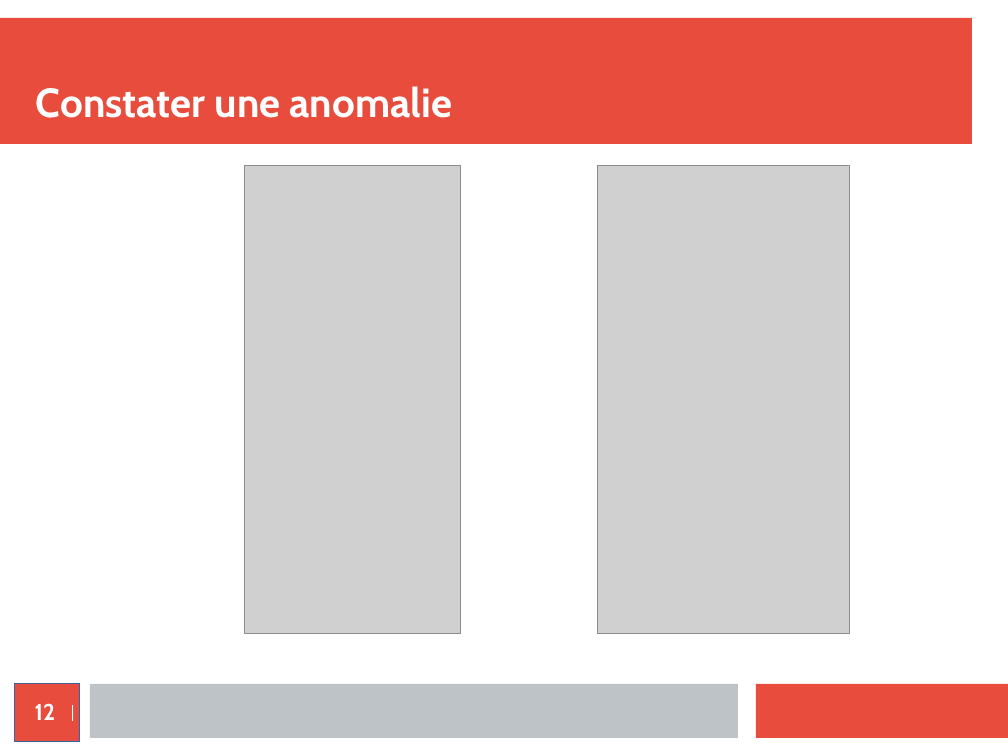
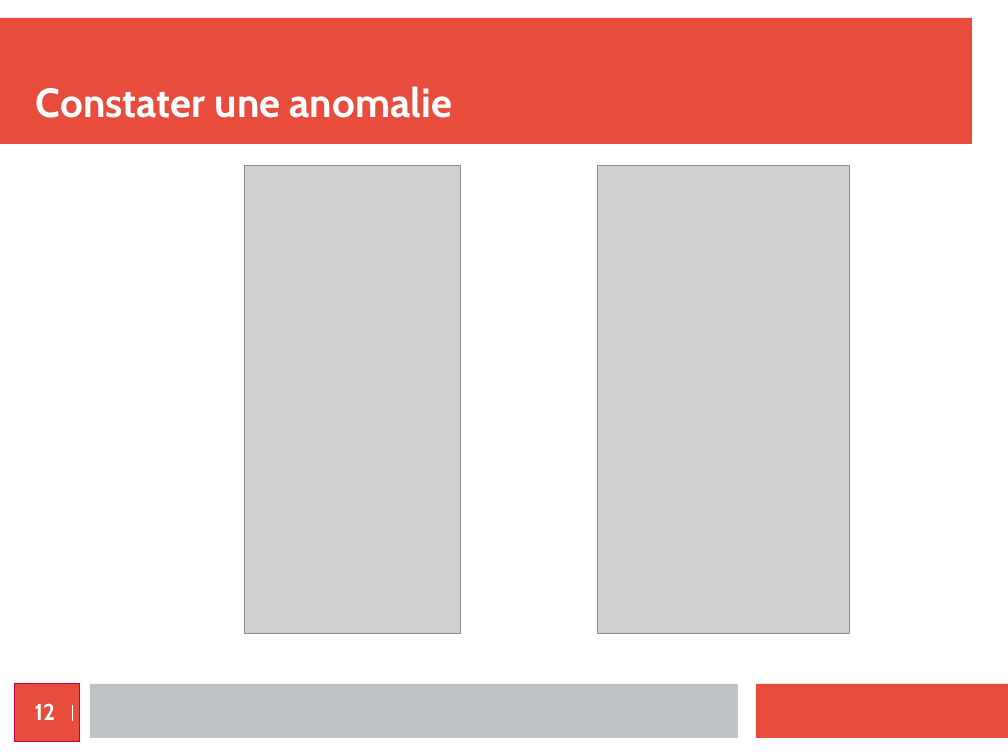
Before and after one commit to MezeretteBrice/Projet_Ronde, a slide deck: slide 12 of SOUTENANCE/Revue1/Brice.odp. Drawn at 1008x756 pixels with LibreOffice and Linux fonts; fonts in the diff are those of the drawing; grey boxes stand for pictures. Boxes give left, top, right and bottom in pixels: in the first picture for what was removed or moved away, otherwise in the second. Text is boxed around its words. In the diff, an @@ line names an element or a change of style, - is before the commit and + after.

```diff
--- a/SOUTENANCE/Revue1/Brice.odp
+++ b/SOUTENANCE/Revue1/Brice.odp
@@ page number at <box>15,684,80,742</box>: outline #3465A4 0 pt to #BF0041 0 pt @@
```
Also in this commit, not shown: 14 other slides changed.
